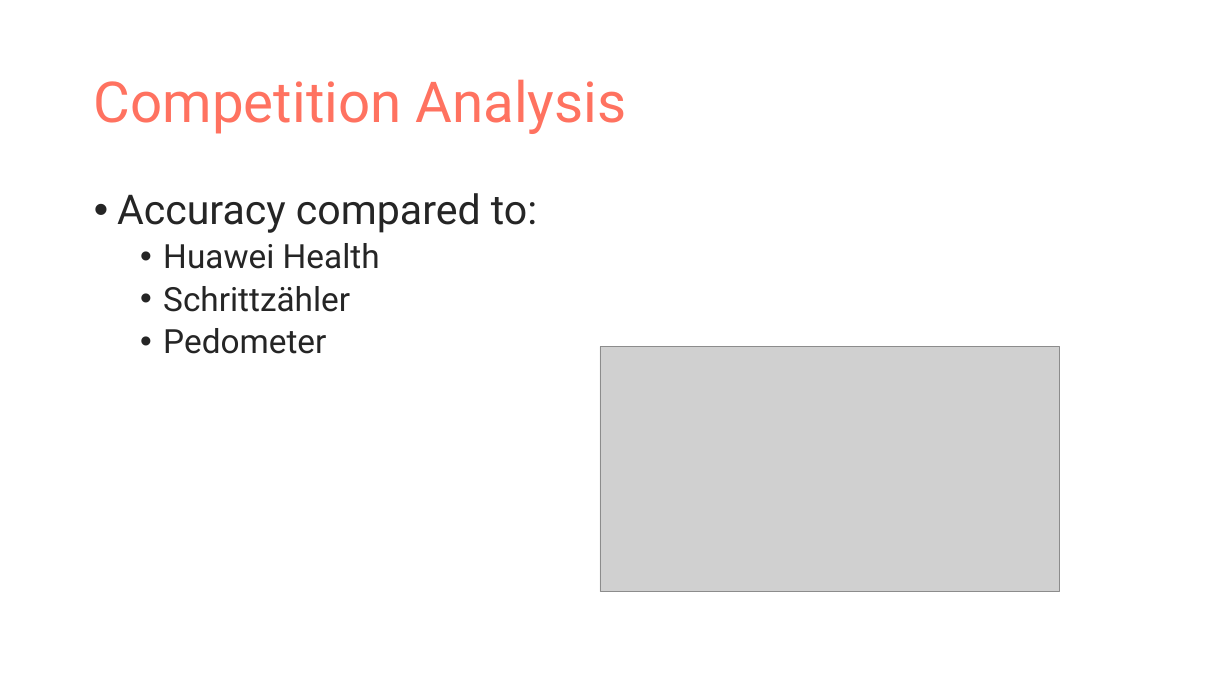
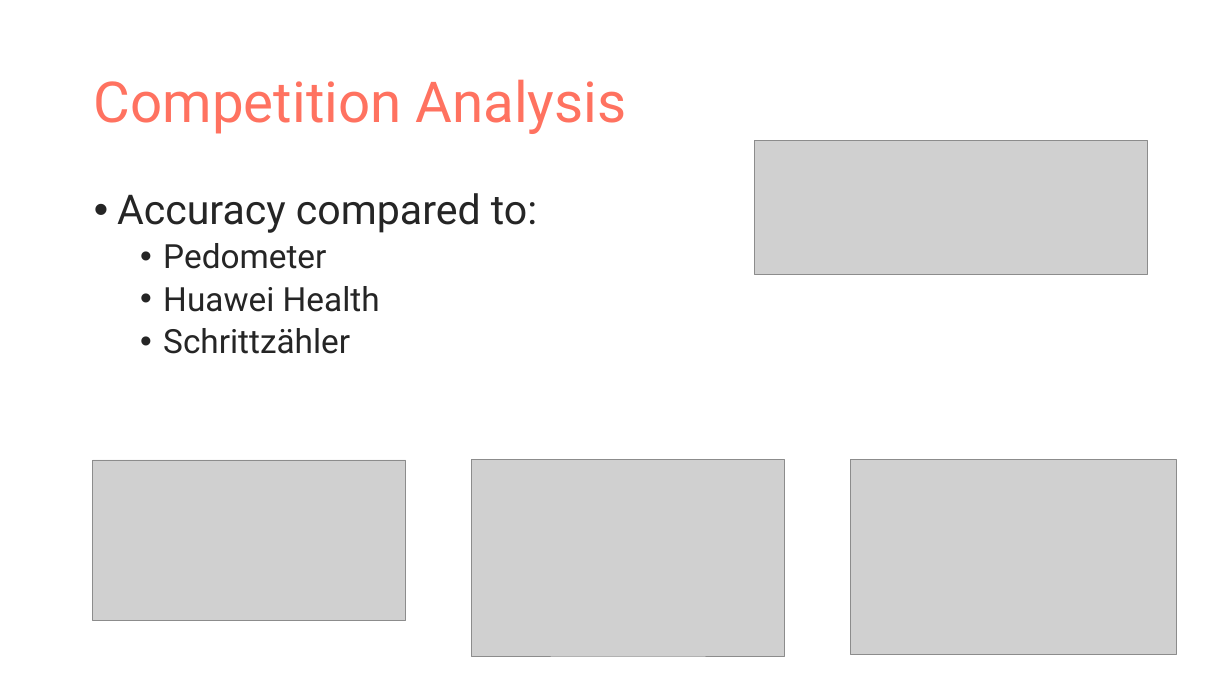
Before and after one commit to EvaJobst/MobileSports, a slide deck: slide 13 of Mountaineer.pptx. Drawn at 1232x693 pixels with LibreOffice and Linux fonts; fonts in the diff are those of the drawing; grey boxes stand for pictures. Boxes give left, top, right and bottom in pixels: in the first picture for what was removed or moved away, otherwise in the second. Text is boxed around its words. In the diff, an @@ line names an element or a change of style, - is before the commit and + after.

Commit message:
add screenshots to presentation

```diff
--- a/Mountaineer.pptx
+++ b/Mountaineer.pptx
@@ picture: place and size @@
-picture at [600,347,1059,592]
+picture at [754,140,1147,274]
@@ text at [163,243,326,269]: paragraph added @@
+  • Pedometer
@@ text at [163,328,326,354]: paragraph removed @@
-  • Pedometer
@@ picture added at [93,460,406,621] @@
@@ picture added at [472,459,785,656] @@
@@ picture added at [851,459,1177,654] @@
```
